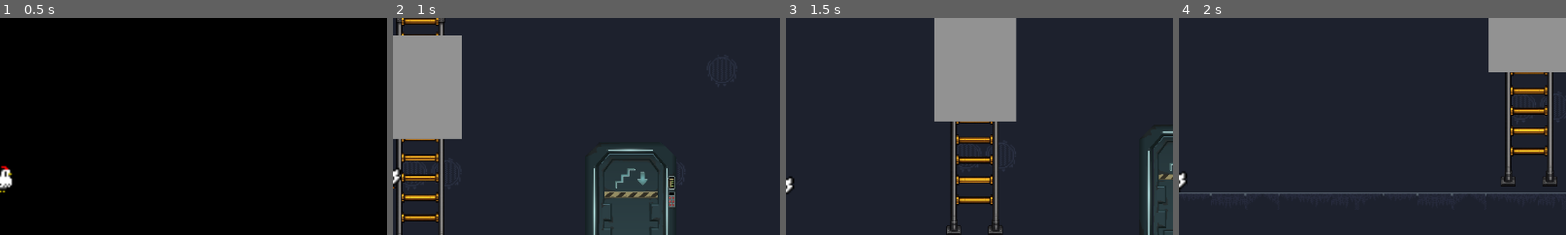
Above: before the commit, frames 1-4 (left to right).
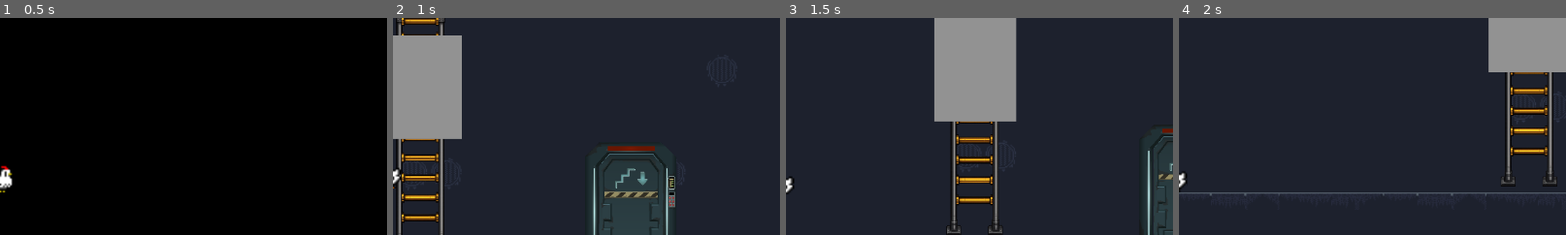
Above: after the commit, the same moments.

Repository: mgi-dev/size-them-up
Game: Godot game, scene res://scenes/levels/debug.tscn
Same seed, same stepped clock (60 frames per second), same inputs: the game is played once before the commit and once after it. This scene is started directly instead of the project's main scene.
Inputs (mouse positions are % of the whole screen's width and height, from its top left):
- Up to frame 1 (0.5 s): no input
- Up to frame 2 (1 s): move the mouse to (72, 45) at 0.52 s; hold A (player_move_right) from 0.53 s (still down); hold E (interact) from 0.53 s (still down); tap Space (player_jump) at 0.77 s
- Up to frame 3 (1.5 s): keep holding A (player_move_right); move the mouse to (30, 55) at 1.27 s; release E (interact) at 1.28 s; tap E (interact) at 1.35 s
- Up to frame 4 (2 s): keep holding A (player_move_right); tap Space (player_jump) at 1.52 s
The pictures show only the part of the screen within x 50-100%, y 32-82%; the shares and areas given below are measured in that part.

Frame 1 is identical in both runs. In frame 2, 0.3% of the frame differs, in the area x 55-68%, y 58-62%; in frame 3, less than 0.1%; in frame 4, nothing differs.

Commit message:
climb fix, worsen door

Diff:
--- a/scenes/characters/player/states/ClimbState.gd
+++ b/scenes/characters/player/states/ClimbState.gd
@@ -19,6 +19,7 @@
 	var direction_x = Input.get_axis("player_move_right", "player_move_left")
 	if direction_x:
 		player.velocity.x = direction_x * player.CLIMB_SPEED
+		player.animated_sprite.flip_h = player.velocity.x < 0
 	else:
 		player.velocity.x = 0
 
--- a/scenes/landscape/door.gd
+++ b/scenes/landscape/door.gd
@@ -6,7 +6,7 @@
 @onready var background_sprite = $backgroud
 @onready var door_animation = $DoorAnimation
 @onready var door_audio = $AudioStreamPlayer
-
+@onready var door_status = $door_status
 
 
 @export var is_open : bool = false
@@ -16,13 +16,18 @@
 	SignalBus.player_interact.connect(on_player_interact)
 	background_sprite.modulate  = Color("1A1E29")
 
+	if next_scene:
+		door_status.modulate = Color("a6cfcf")
+	else:
+		door_status.modulate = Color("a01b02ff")
+
 
 func _process(delta):
 	pass
 
 
 func on_player_interact():
-	if is_player_colliding():
+	if is_player_colliding() and next_scene:
 		if !is_open:
 			open_door()
 			is_open = true
--- a/scenes/landscape/door.tscn
+++ b/scenes/landscape/door.tscn
@@ -4,6 +4,7 @@
 [ext_resource type="Texture2D" uid="uid://iq3gm2oa4umg" path="res://assets/images/door_1_outside_frame.png" id="2_ugi6p"]
 [ext_resource type="Texture2D" uid="uid://d4a05iwptveo8" path="res://assets/images/door_1_inside_frame.png" id="3_foxjj"]
 [ext_resource type="AudioStream" uid="uid://cldmf5552e216" path="res://assets/sound/door_sound.mp3" id="4_ugi6p"]
+[ext_resource type="Texture2D" uid="uid://dokykm6qtui2l" path="res://assets/images/cyan_bar.png" id="5_foxjj"]
 
 [sub_resource type="RectangleShape2D" id="RectangleShape2D_4yke3"]
 size = Vector2(66, 97)
@@ -145,3 +146,8 @@
 
 [node name="AudioStreamPlayer" type="AudioStreamPlayer" parent="." unique_id=1434544030]
 stream = ExtResource("4_ugi6p")
+
+[node name="door_status" type="Sprite2D" parent="." unique_id=1746415127]
+position = Vector2(0.99999815, -49.000004)
+scale = Vector2(0.06068965, 0.21052623)
+texture = ExtResource("5_foxjj")
--- a/scenes/levels/debug.tscn
+++ b/scenes/levels/debug.tscn
@@ -13,7 +13,7 @@
 [node name="Player" parent="." index="1" unique_id=217472232]
 position = Vector2(256, 528)
 
-[node name="TileMap" parent="." index="3" unique_id=1431608523]
+[node name="TileMap" parent="." index="2" unique_id=1431608523]
 layer_0/tile_data = PackedInt32Array(2686965, 0, 1, 2686966, 65536, 1, 2686967, 131072, 1, 2686968, 196608, 1, 2686969, …(931 unchanged characters)…
 
 [node name="ResizableV2" parent="." index="4" unique_id=2113696681 instance=ExtResource("2_p0r41")]
Binary file added: assets/images/cyan_bar.png
Not shown, added: assets/images/cyan_bar.png.import
Binary file added: assets/images/red_bar.png
Not shown, added: assets/images/red_bar.png.import
